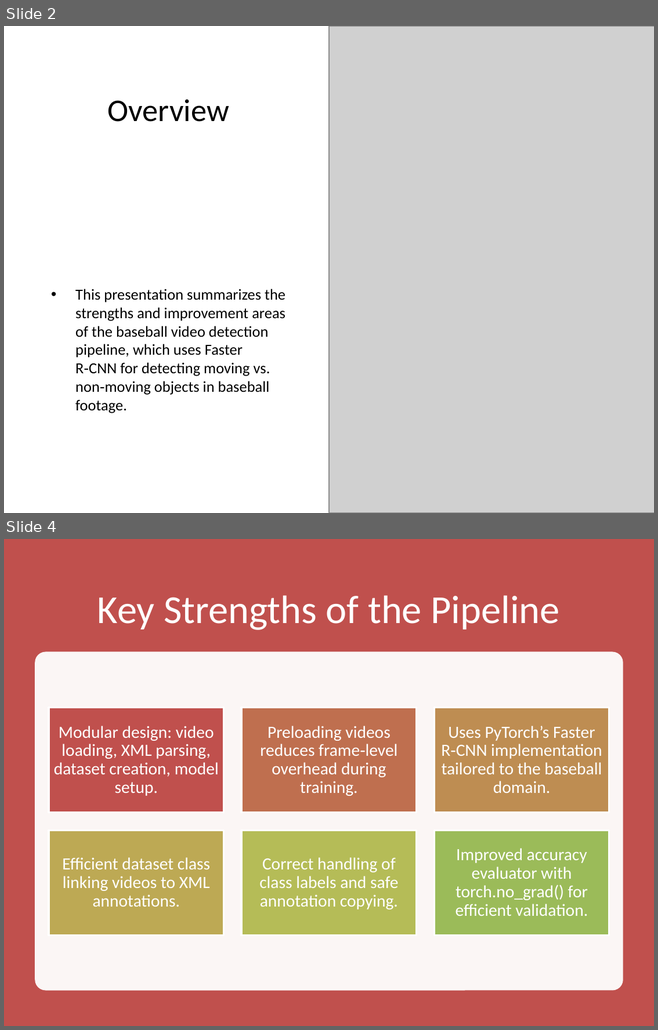
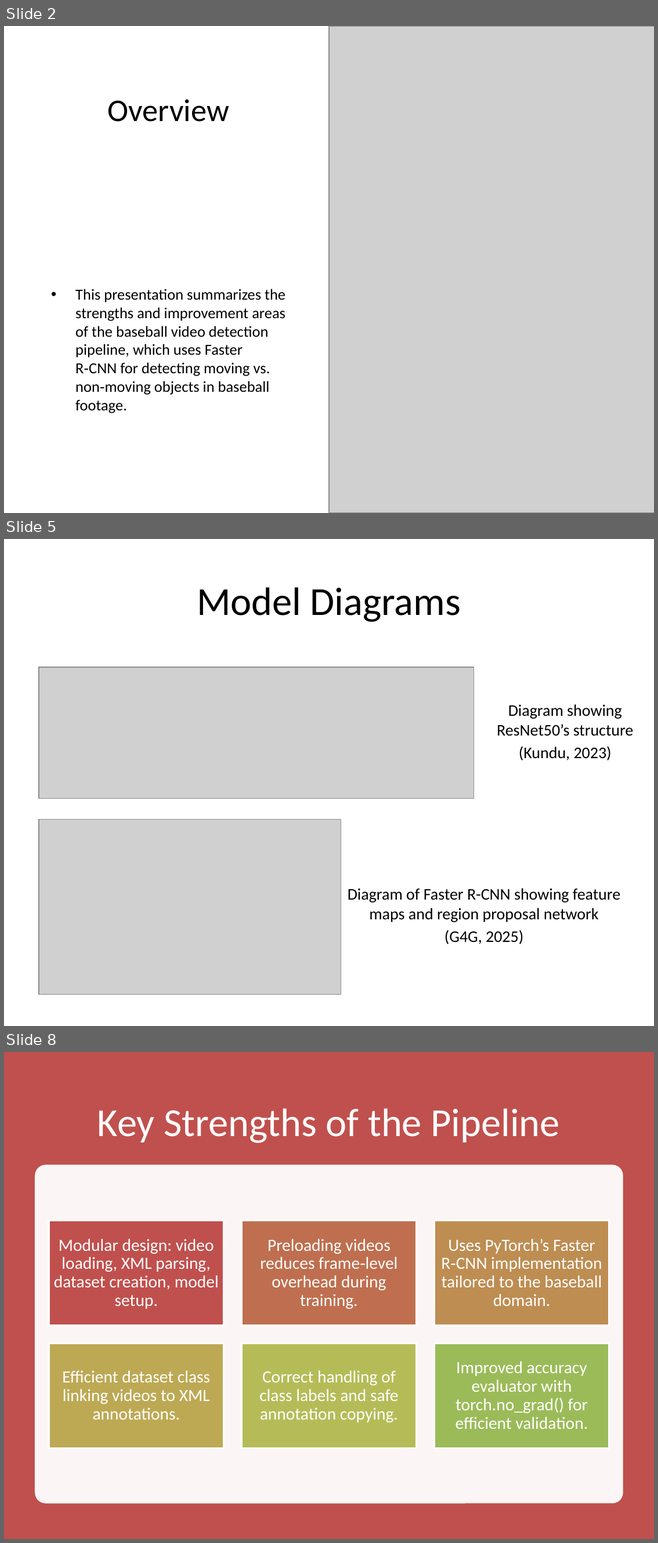
Before and after one commit to GlenWilliams2k/ECON-8310-Semester-Project, a slide deck: Baseball_Detection_Presentation.pptx. Shown one above the other, each under a label of ours: slides 2 and 4 before the commit, slides 2, 5 and 8 after it; the slides between them are not shown. The pictures are 658x1030 and 658x1543 pixels, drawn with LibreOffice and Linux fonts; fonts in the diff are those of the drawing; grey boxes stand for pictures. Boxes give left, top, right and bottom in pixels: in the first picture for what was removed or moved away, otherwise in the second. Text is boxed around its words. In the diff, an @@ line names an element or a change of style, - is before the commit and + after.

```diff
--- a/Baseball_Detection_Presentation.pptx
+++ b/Baseball_Detection_Presentation.pptx
@@ slide 5 added at [4, 539, 654, 1026], background #FFFFFF @@
@@ title added at [197, 587, 460, 622], 44 pt, text #000000 @@
+Model Diagrams
@@ picture added at [39, 667, 474, 798] @@
@@ text added at [496, 704, 633, 761], 18 pt, text #000000 @@
+Diagram showing ResNet50’s structure
+(Kundu, 2023)
@@ picture added at [39, 819, 340, 994] @@
@@ text added at [347, 888, 620, 944], 18 pt, text #000000 @@
+Diagram of Faster R-CNN showing feature maps and region proposal network
+(G4G, 2025)
@@ what was slide 4 is now slide 8 @@
```
Also in this commit, not shown: 2 slides changed, 3 other slides added, 1 other file.
